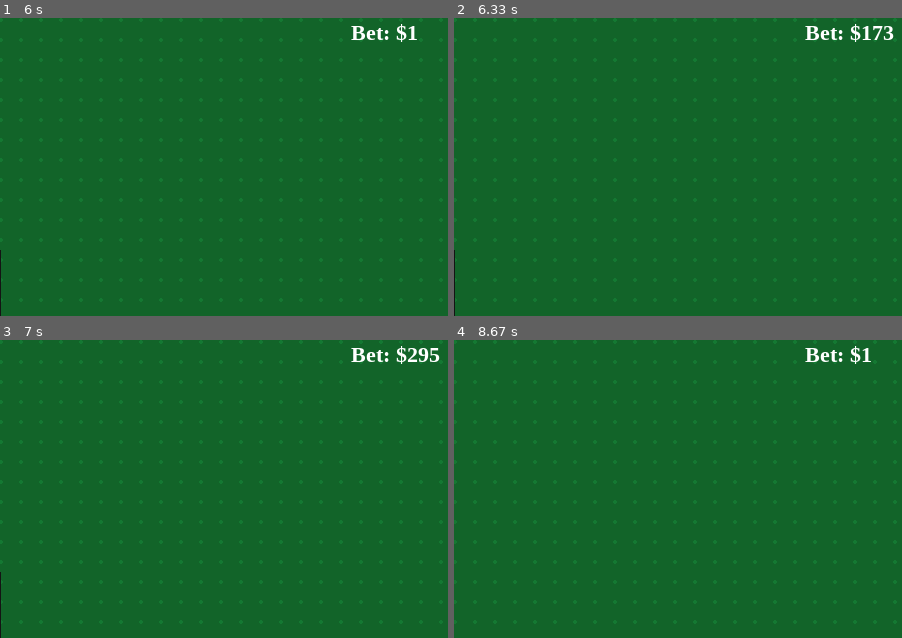
Above: before the commit, frames 1-4 (two rows, left to right).
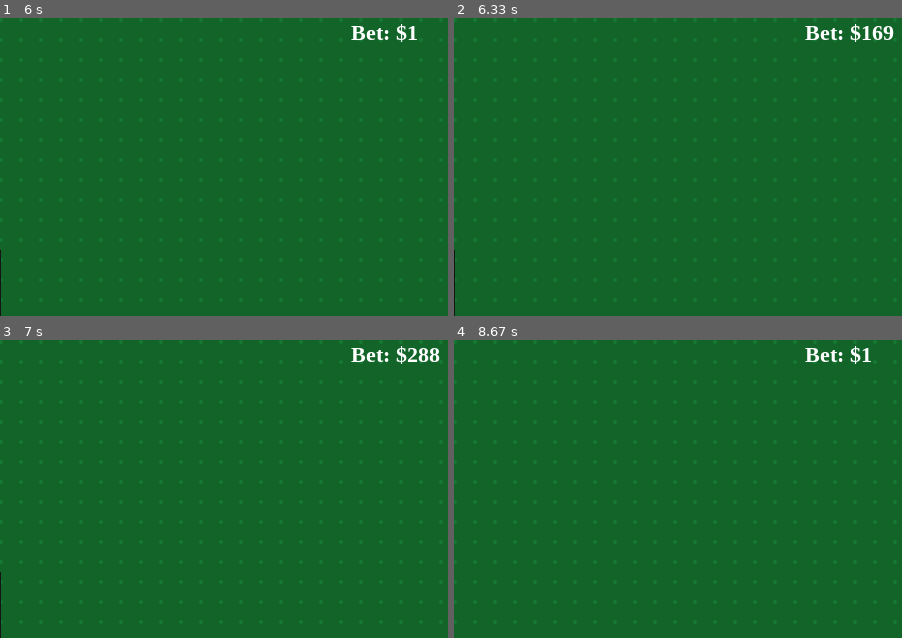
Above: after the commit, the same moments.

Repository: mvvalerio/BlackJackproject
Game: pygame game, started from blackjack_pygame.py
Two runs of this game, one before a commit and one after it. Both use one fixed random seed, a clock stepped at 60 frames per second and the inputs below.
Inputs (mouse positions are % of the whole screen's width and height, from its top left):
- Up to frame 1 (6 s): click (8, 94) at 0.38 s; press the mouse at (77, 17) at 0.7 s; move the mouse to (45, 32) at 0.8 s; release the mouse at (14, 47) at 0.93 s; press the mouse at (62, 94) at 1.03 s; move the mouse to (64, 65) at 1.13 s; release the mouse at (66, 36) at 1.27 s; press the mouse at (8, 94) at 1.37 s; move the mouse to (25, 55) at 1.47 s; release the mouse at (42, 17) at 1.6 s; click (34, 94) at 1.72 s; press the mouse at (8, 94) at 2.03 s; move the mouse to (40, 64) at 2.13 s; release the mouse at (73, 35) at 2.27 s; press the mouse at (34, 94) at 2.37 s; move the mouse to (53, 65) at 2.47 s; release the mouse at (71, 37) at 2.6 s; press the mouse at (8, 94) at 3.2 s; move the mouse to (11, 89) at 3.3 s; release the mouse at (15, 85) at 3.43 s; press the mouse at (8, 94) at 3.53 s; move the mouse to (18, 74) at 3.63 s; release the mouse at (29, 55) at 3.77 s; press the mouse at (62, 94) at 3.87 s; move the mouse to (51, 87) at 3.97 s; release the mouse at (39, 80) at 4.1 s; click (8, 94) at 4.72 s; press the mouse at (62, 94) at 5.03 s; move the mouse to (60, 56) at 5.13 s; release the mouse at (58, 18) at 5.27 s; press the mouse at (77, 17) at 5.37 s; move the mouse to (45, 37) at 5.47 s; release the mouse at (14, 58) at 5.6 s
- Up to frame 2 (6.33 s): press the mouse at (77, 17) at 6.2 s; move the mouse to (79, 48) at 6.3 s
- Up to frame 3 (7 s): release the mouse at (82, 79) at 6.43 s
- Up to frame 4 (8.67 s): press the mouse at (83, 17) at 7.03 s; move the mouse to (72, 30) at 7.13 s; release the mouse at (61, 43) at 7.27 s; press the mouse at (8, 94) at 8.37 s; move the mouse to (31, 78) at 8.47 s; release the mouse at (54, 62) at 8.6 s
The pictures show only the part of the screen within x 36-86%, y 21-71%; the shares and areas given below are measured in that part.

Frame 1 is identical in both runs. In frame 2, 0.1% of the frame differs, in the area x 93-99%, y 2-8%; in frame 3, 0.1%; in frame 4, nothing differs.

Commit message:
Sync max_bet with current bank and adjust bet logic
Ensure max_bet is always synced with the current bank amount and adjust bet calculation accordingly.

Diff:
--- a/blackjack_pygame.py
+++ b/blackjack_pygame.py
@@ -130,13 +130,16 @@
         self.amount = initial_amount
         self.bet = 10
         self.min_bet = 1
-        self.max_bet = self.amount
+        self.max_bet = self.amount  # max bet starts equal to bank
         self.slider_rect = pygame.Rect(0, 0, 200, 10)
         self.slider_handle_rect = pygame.Rect(0, 0, 20, 20)
         self.dragging = False
         self.font = font or pygame.font.SysFont("serif", 20, bold=True)
 
     def draw(self, screen, position):
+        # Always keep max_bet synced with current bank amount
+        self.max_bet = max(self.min_bet, self.amount)
+
         x, y = position
         # Display bank amount
         amt_text = self.font.render(f"Bank: ${self.amount}", True, (255, 255, 255))
@@ -144,13 +147,20 @@
 
         # Slider position
         self.slider_rect.topleft = (x, y + 30)
-        pygame.draw.rect(screen, (180, 180, 180), self.slider_rect)  # slider bar
+        pygame.draw.rect(screen, (180, 180, 180), self.slider_rect)
+
+        # Clamp bet to current max_bet if needed
+        self.bet = min(self.bet, self.max_bet)
 
         # Handle position based on bet
-        handle_x = x + int((self.bet - self.min_bet) / (self.max_bet - self.min_bet) * (self.slider_rect.width - self.slider_handle_rect.width))
+        handle_x = x + int(
+            (self.bet - self.min_bet)
+            / (self.max_bet - self.min_bet)
+            * (self.slider_rect.width - self.slider_handle_rect.width)
+        ) if self.max_bet > self.min_bet else x
         handle_y = y + 25
         self.slider_handle_rect.topleft = (handle_x, handle_y)
-        pygame.draw.rect(screen, (255, 255, 0), self.slider_handle_rect)  # handle
+        pygame.draw.rect(screen, (255, 255, 0), self.slider_handle_rect)
 
         # Display current bet
         bet_text = self.font.render(f"Bet: ${self.bet}", True, (255, 255, 255))
@@ -164,11 +174,13 @@
             self.dragging = False
         elif event.type == pygame.MOUSEMOTION:
             if self.dragging:
-                # Update handle position
+                self.max_bet = max(self.min_bet, self.amount)
                 rel_x = event.pos[0] - self.slider_rect.x
                 rel_x = max(0, min(rel_x, self.slider_rect.width - self.slider_handle_rect.width))
-                # Map to bet amount
-                self.bet = self.min_bet + int(rel_x / (self.slider_rect.width - self.slider_handle_rect.width) * (self.max_bet - self.min_bet))
+                self.bet = self.min_bet + int(
+                    rel_x / (self.slider_rect.width - self.slider_handle_rect.width)
+                    * (self.max_bet - self.min_bet)
+                )
 
     def place_bet(self):
         if self.bet > self.amount:
